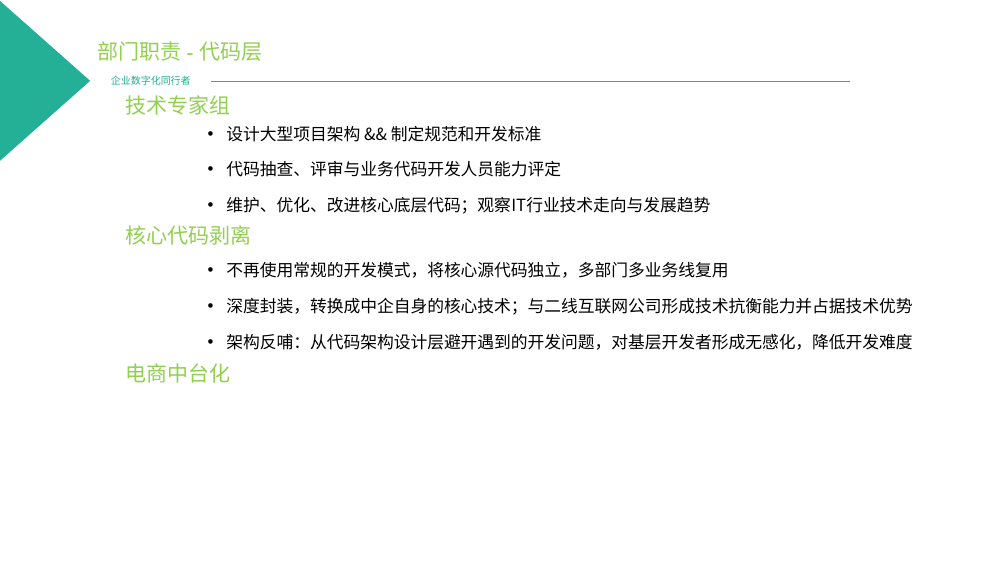
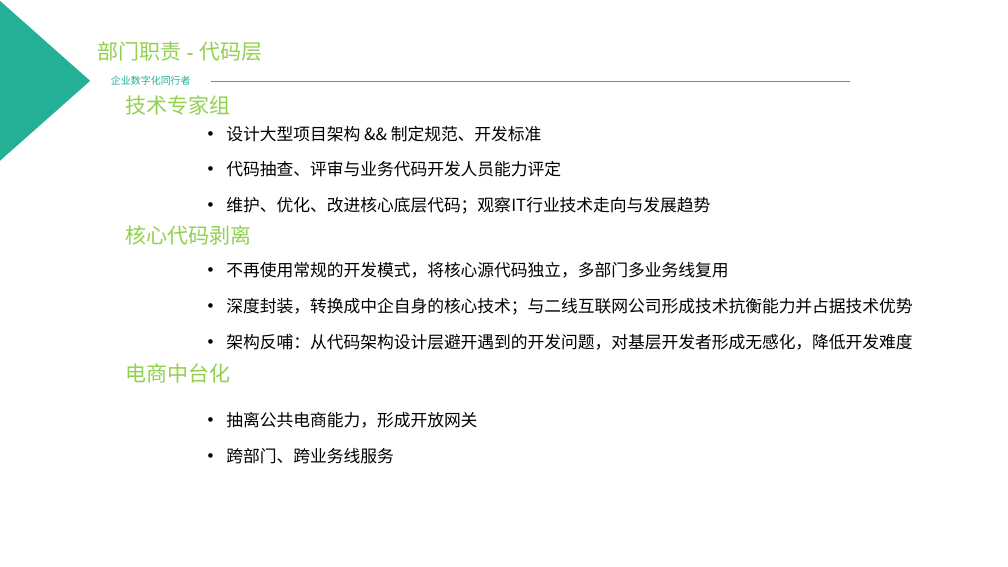
Before and after one commit to PowerYangcl/company-docment, a slide deck: slide 4 of 中企动力/2019年电商中台发展规划 - 杨成琳.pptx. Drawn at 1008x567 pixels with LibreOffice and Linux fonts; fonts in the diff are those of the drawing; background and template pictures are left out. Boxes give left, top, right and bottom in pixels: in the first picture for what was removed or moved away, otherwise in the second. Text is boxed around its words. In the diff, an @@ line names an element or a change of style, - is before the commit and + after.

```diff
--- a/中企动力/2019年电商中台发展规划 - 杨成琳.pptx
+++ b/中企动力/2019年电商中台发展规划 - 杨成琳.pptx
@@ text at <box>226,126,542,142</box>: text changed @@
-• 设计大型项目架构 && 制定规范和开发标准
+• 设计大型项目架构 && 制定规范、开发标准
@@ text added at <box>226,412,477,464</box>, 16 pt, text #000000 @@
+• 抽离公共电商能力，形成开放网关
+• 跨部门、跨业务线服务
```
Also in this commit, not shown: 2 other slides changed, 3 slides added.
